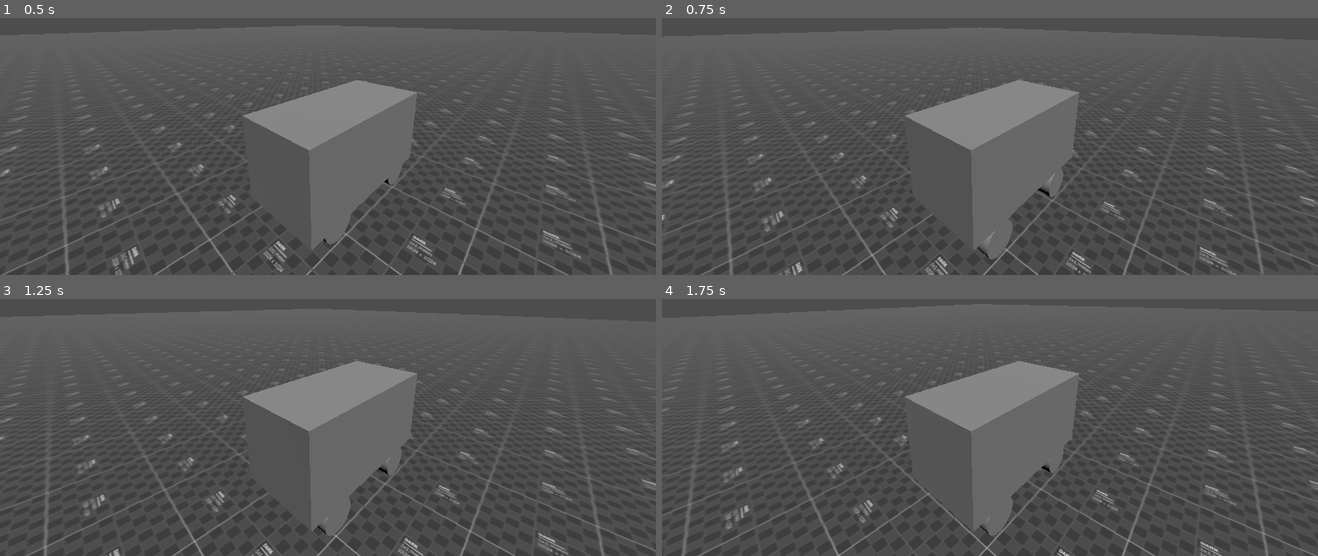
Above: before the commit, frames 1-4 (two rows, left to right).
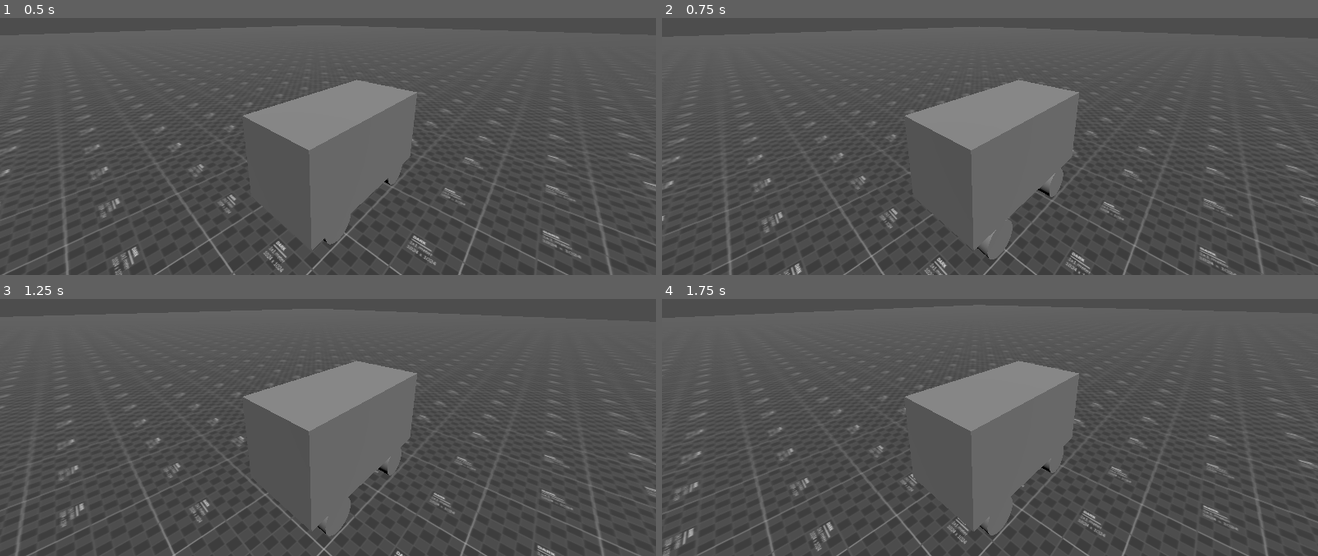
Above: after the commit, the same moments.

Repository: dairycultist/bus-game
Game: Godot game, scene res://scene.tscn
The game is run twice, just before and just after one commit, with the same random seed, the same clock (stepped at 60 frames per second) and the same inputs.
Inputs:
- Up to frame 1 (0.5 s): no input
- Up to frame 2 (0.75 s): hold Up (ui_up) from 0.53 s (still down)
- Up to frame 3 (1.25 s): keep holding Up (ui_up)
- Up to frame 4 (1.75 s): release Up (ui_up) at 1.28 s; hold Down (ui_down) from 1.28 s (still down)

Frame 1 is identical in both runs. In frame 2, 0.8% of the frame differs, in the area x 0-100%, y 24-100%; in frame 3, 3.6%; in frame 4, 4.0%, in the area x 0-100%, y 19-100%.

Commit message:
Refactor

Diff:
--- a/scene.tscn
+++ b/scene.tscn
@@ -54,6 +54,7 @@
 transform = Transform3D(1, 0, 0, 0, 1, 0, 0, 0, 1, -0.38, -0.923608, -0.6)
 script = ExtResource("2_nxogm")
 max_compression_distance = 0.5
+drive_force = 100.0
 
 [node name="Mesh" type="MeshInstance3D" parent="Chassis/WheelFront1"]
 transform = Transform3D(-4.37114e-08, -1, 0, 1, -4.37114e-08, 0, 0, 0, 1, 0, 0.2, 0)
@@ -64,6 +65,7 @@
 transform = Transform3D(1, 0, 0, 0, 1, 0, 0, 0, 1, 0.38, -0.923608, -0.6)
 script = ExtResource("2_nxogm")
 max_compression_distance = 0.5
+drive_force = 100.0
 
 [node name="Mesh" type="MeshInstance3D" parent="Chassis/WheelFront2"]
 transform = Transform3D(-4.37114e-08, -1, 0, 1, -4.37114e-08, 0, 0, 0, 1, 0, 0.2, 0)
--- a/wheel.gd
+++ b/wheel.gd
@@ -12,10 +12,10 @@
 
 func _process(delta: float) -> void:
 
-	var chassis                := get_parent_node_3d()
-	var chassis_up             :=  global_transform.basis.y
-	var chassis_forward        := -global_transform.basis.z # -z direction is forward
-	var chassis_force_position := global_position + chassis_up * max_compression_distance - chassis.global_position
+	var chassis                        := get_parent_node_3d()
+	var chassis_up                     :=  global_transform.basis.y
+	var chassis_forward                := -global_transform.basis.z # -z direction is forward
+	var chassis_to_suspension_position := global_position + chassis_up * max_compression_distance - chassis.global_position
 
 	# raycast from the point of max_compression_distance down
 	var max_compression_position = global_position + chassis_up * max_compression_distance
@@ -35,20 +35,24 @@
 		compression_distance   = max_compression_distance - (max_compression_position - ray_result.position).length()
 		var compression_amount = compression_distance / max_compression_distance
 
-		# apply spring force based on compression_amount
-		chassis.apply_force(compression_amount * chassis_up * stiffness, chassis_force_position)
+		var wheel_contact_position = global_position - compression_distance * chassis_up
 
-		# apply dampening force opposite to vertical velocity
-		chassis.apply_force(chassis.linear_velocity.dot(chassis_up) * -chassis_up * dampening, chassis_force_position)
+		# apply spring force at the chassis_to_suspension_position based on compression_amount
+		chassis.apply_force(compression_amount * chassis_up * stiffness, chassis_to_suspension_position)
+
+		# apply dampening force at the chassis_to_suspension_position opposite
+		# to the vertical velocity TODO at the chassis_to_suspension_position
+		chassis.apply_force(chassis.linear_velocity.dot(chassis_up) * -chassis_up * dampening, chassis_to_suspension_position)
 
 		# input/powering (only when compressed/grounded)
+		# drive forces are applied at the wheel_contact_position
 		if (powered):
 
 			if (Input.is_action_pressed("ui_up")):
-				chassis.apply_force(chassis_forward * drive_force, chassis_force_position)
+				chassis.apply_force(chassis_forward * drive_force, wheel_contact_position)
 
 			if (Input.is_action_pressed("ui_down")):
-				chassis.apply_force(-chassis_forward * drive_force, chassis_force_position)
+				chassis.apply_force(-chassis_forward * drive_force, wheel_contact_position)
 
 	# visibly push our mesh up during compression
 	$Mesh.position.y = compression_distance + 0.2
Not shown, changed: README.md
